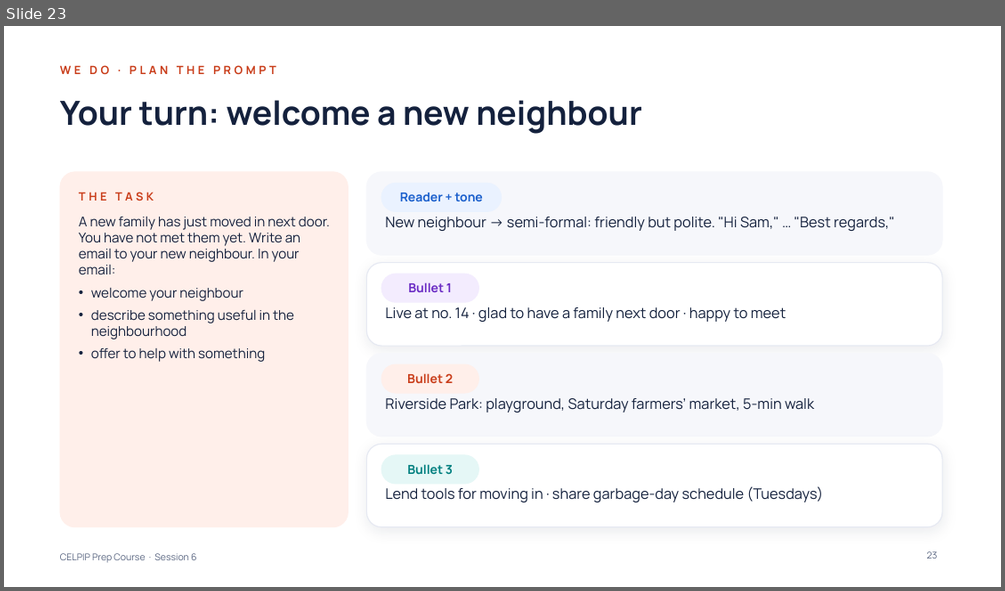
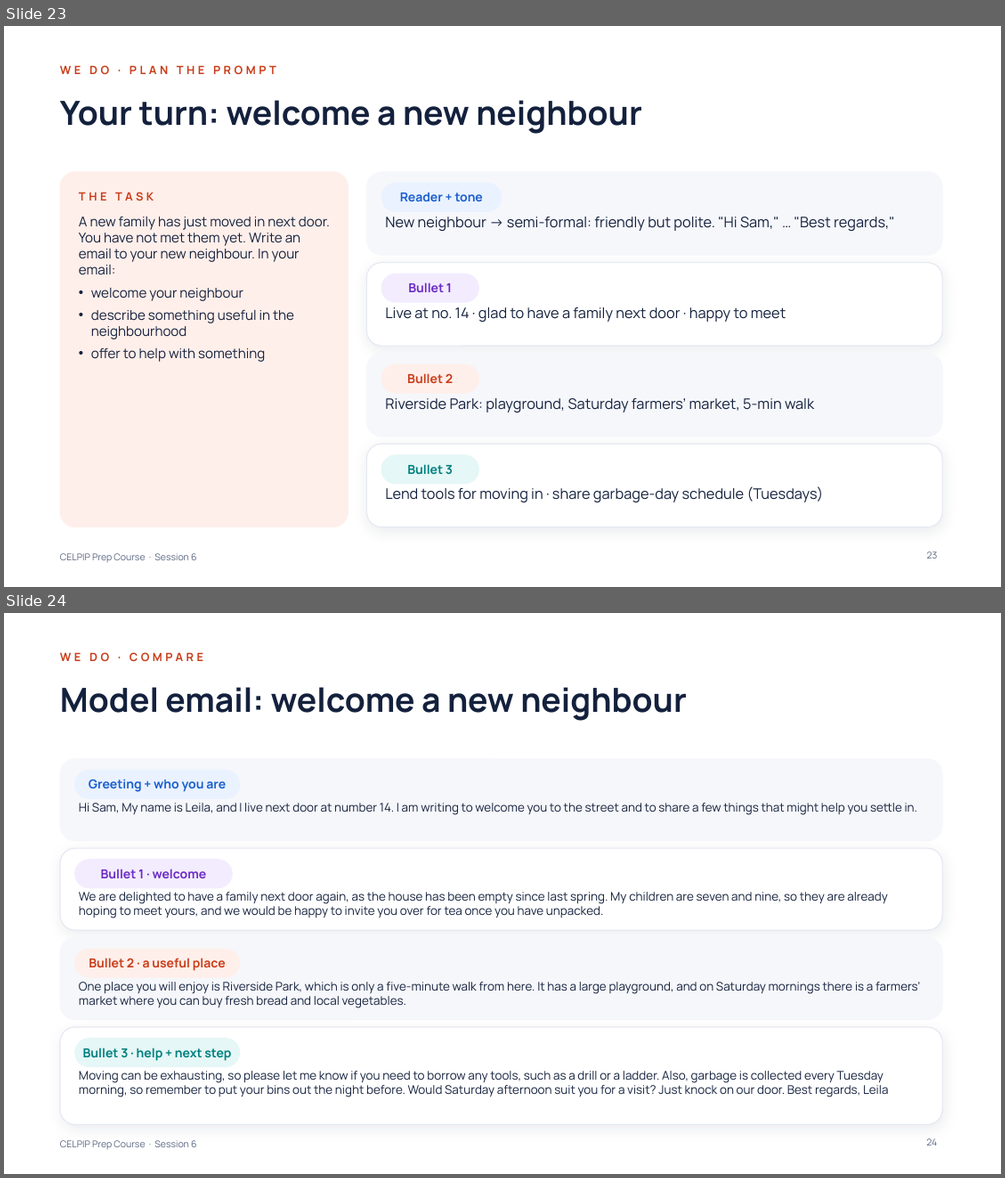
Before and after one commit to learnovateqa/The_English_Academy_CELPIP, a slide deck: decks/session-06.pptx. Shown one above the other, each under a label of ours: slide 23 before the commit, slides 23 and 24 after it. The pictures are 1005x591 and 1005x1178 pixels, drawn with LibreOffice and Linux fonts; fonts in the diff are those of the drawing. Boxes give left, top, right and bottom in pixels: in the first picture for what was removed or moved away, otherwise in the second. Text is boxed around its words. In the diff, an @@ line names an element or a change of style, - is before the commit and + after.

```diff
--- a/decks/session-06.pptx
+++ b/decks/session-06.pptx
@@ slide 24 added at [4, 613, 1001, 1174], background #FFFFFF; not listed: 1 template element that a slide beside it also shows @@
@@ text added at [60, 652, 203, 661], 11 pt, text #C93D1A, bold @@
+WE DO · COMPARE
@@ title added at [60, 687, 687, 721], 32 pt, text #14213D, bold @@
+Model email: welcome a new neighbour
@@ rounded rectangle added at [60, 759, 942, 841], fill #F6F7FB, outline #F6F7FB 0.75 pt @@
@@ rounded rectangle added at [75, 770, 240, 798], fill #EAF2FF, outline #EAF2FF 1 pt @@
@@ text added at [89, 779, 226, 792], 12 pt, text #1A5FCC, bold @@
+Greeting + who you are
@@ text added at [79, 803, 918, 815], 11.5 pt, text #14213D @@
+Hi Sam, My name is Leila, and I live next door at number 14. I am writing to welcome you to the street and to share a few things that might help you settle in.
@@ rounded rectangle added at [60, 849, 942, 931], fill #FFFFFF, outline #E6E9F2 1 pt @@
@@ rounded rectangle added at [75, 860, 232, 888], fill #F3ECFE, outline #F3ECFE 1 pt @@
@@ text added at [101, 868, 207, 878], 12 pt, text #6A2BC4, bold @@
+Bullet 1 · welcome
@@ text added at [79, 892, 888, 918], 11.5 pt, text #14213D @@
+We are delighted to have a family next door again, as the house has been empty since last spring. My children are seven and nine, so they are already hoping to meet yours, and we would be happy to invite you over for tea once you have unpacked.
@@ rounded rectangle added at [60, 938, 942, 1020], fill #F6F7FB, outline #F6F7FB 0.75 pt @@
@@ rounded rectangle added at [75, 949, 240, 977], fill #FFEFEA, outline #FFEFEA 1 pt @@
@@ text added at [89, 957, 226, 971], 12 pt, text #C93D1A, bold @@
+Bullet 2 · a useful place
@@ text added at [79, 981, 920, 1008], 11.5 pt, text #14213D @@
+One place you will enjoy is Riverside Park, which is only a five-minute walk from here. It has a large playground, and on Saturday mornings there is a farmers’ market where you can buy fresh bread and local vegetables.
@@ rounded rectangle added at [60, 1027, 942, 1125], fill #FFFFFF, outline #E6E9F2 1 pt @@
@@ rounded rectangle added at [75, 1038, 240, 1067], fill #E5F7F6, outline #E5F7F6 1 pt @@
@@ text added at [83, 1047, 231, 1061], 12 pt, text #007F7F, bold @@
+Bullet 3 · help + next step
@@ text added at [79, 1070, 888, 1097], 11.5 pt, text #14213D @@
+Moving can be exhausting, so please let me know if you need to borrow any tools, such as a drill or a ladder. Also, garbage is collected every Tuesday morning, so remember to put your bins out the night before. Would Saturday afternoon suit you for a visit? Just knock on our door. Best regards, Leila
@@ page number added at [926, 1138, 937, 1145], 9 pt, text #5B6782 @@
+24
```
Also in this commit, not shown: 2 other files.
